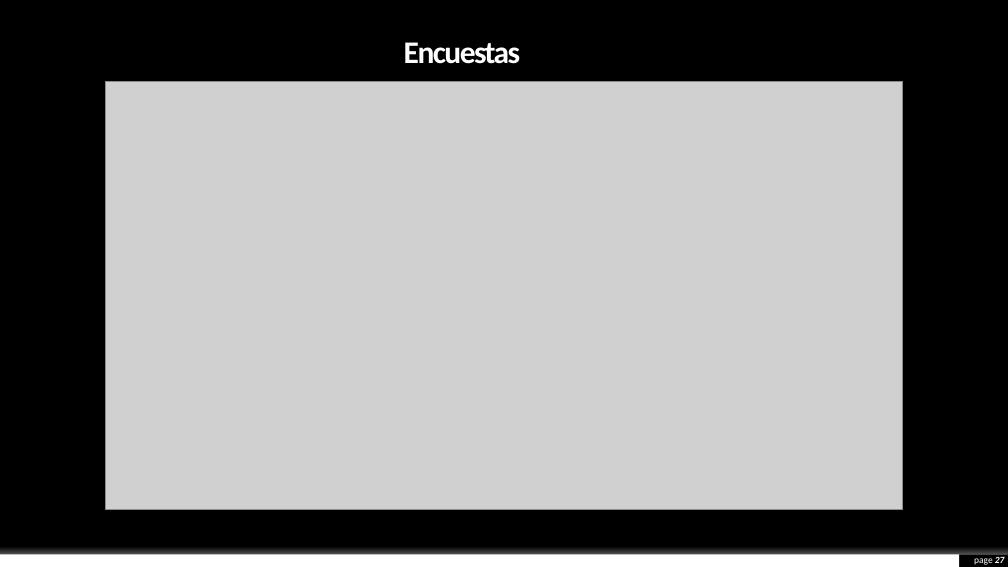
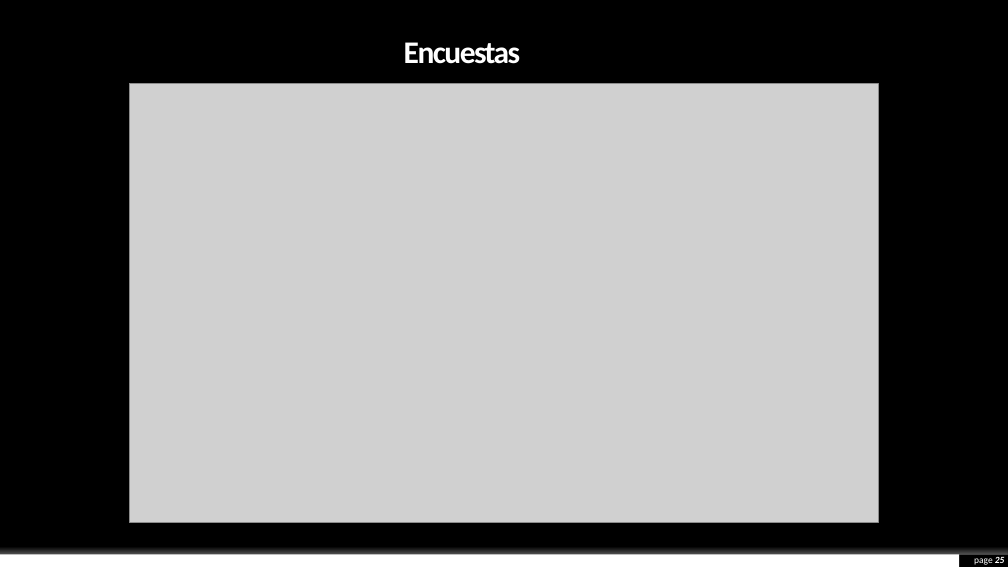
Before and after one commit to KevinHern/ingsoft, a slide deck: slide 25 of Docs/Presentacion_Final/final.pptx (slide 27 before the commit). Drawn at 1008x567 pixels with LibreOffice and Linux fonts; fonts in the diff are those of the drawing; grey boxes stand for pictures; background and template pictures are left out. Boxes give left, top, right and bottom in pixels: in the first picture for what was removed or moved away, otherwise in the second. Text is boxed around its words. In the diff, an @@ line names an element or a change of style, - is before the commit and + after.

```diff
--- a/Docs/Presentacion_Final/final.pptx
+++ b/Docs/Presentacion_Final/final.pptx
@@ picture: place and size @@
-picture at [105, 82, 903, 510]
+picture at [130, 84, 879, 523]
@@ page number at [974, 557, 1005, 565]: text changed @@
-page 27
+page 25
```
Also in this commit, not shown: 15 other slides changed, 3 slides added.
